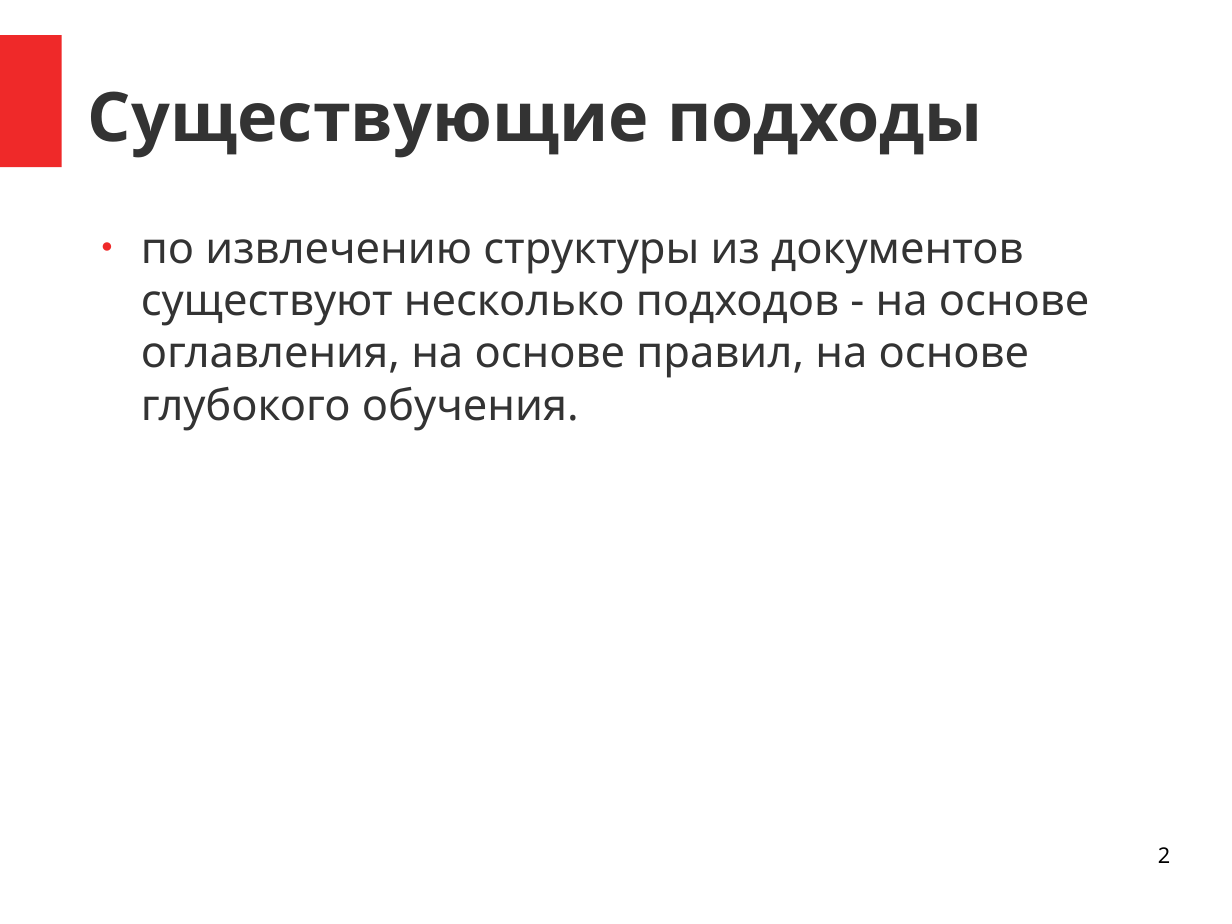
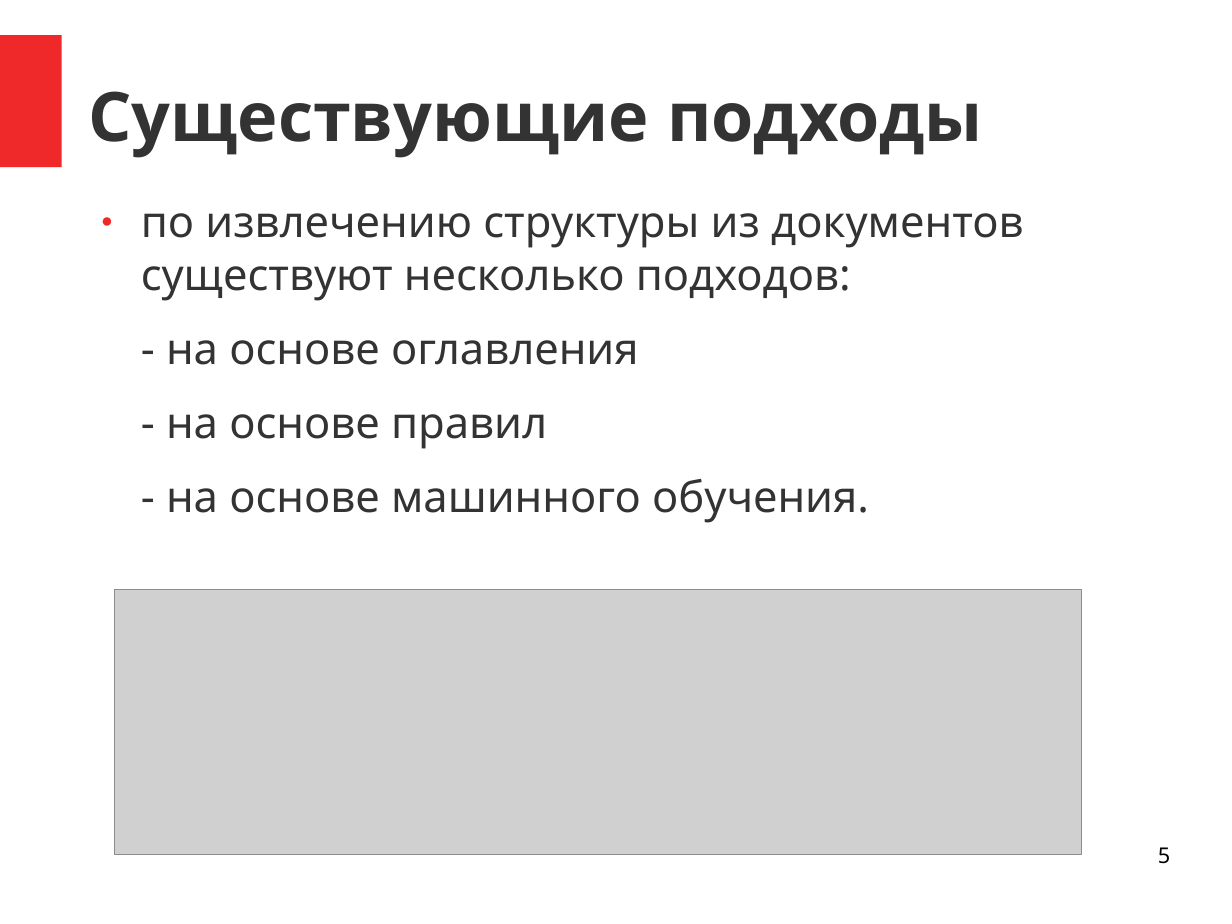
Before and after one commit to NastyBoget/document_structure_extraction, a slide deck: slide 5 of статьи/защита.odp (slide 2 before the commit). Drawn at 1232x924 pixels with LibreOffice and Linux fonts; fonts in the diff are those of the drawing; grey boxes stand for pictures. Boxes give left, top, right and bottom in pixels: in the first picture for what was removed or moved away, otherwise in the second. Text is boxed around its words. In the diff, an @@ line names an element or a change of style, - is before the commit and + after.

```diff
--- a/статьи/защита.odp
+++ b/статьи/защита.odp
@@ text at (x1=141, y1=213, x2=1024, y2=523): text changed @@
-● по извлечению структуры из документов существуют несколько подходов - на основе оглавления, на основе правил, на основе глубокого обучения.
+● по извлечению структуры из документов существуют несколько подходов:
+- на основе оглавления
+- на основе правил
+- на основе машинного обучения.
@@ picture added at (x1=114, y1=590, x2=1081, y2=855) @@
@@ page number at (x1=1158, y1=847, x2=1170, y2=864): text changed @@
-2
+5
```
Also in this commit, not shown: 8 other slides changed, 2 slides added, 4 slides removed, 5 other files.
